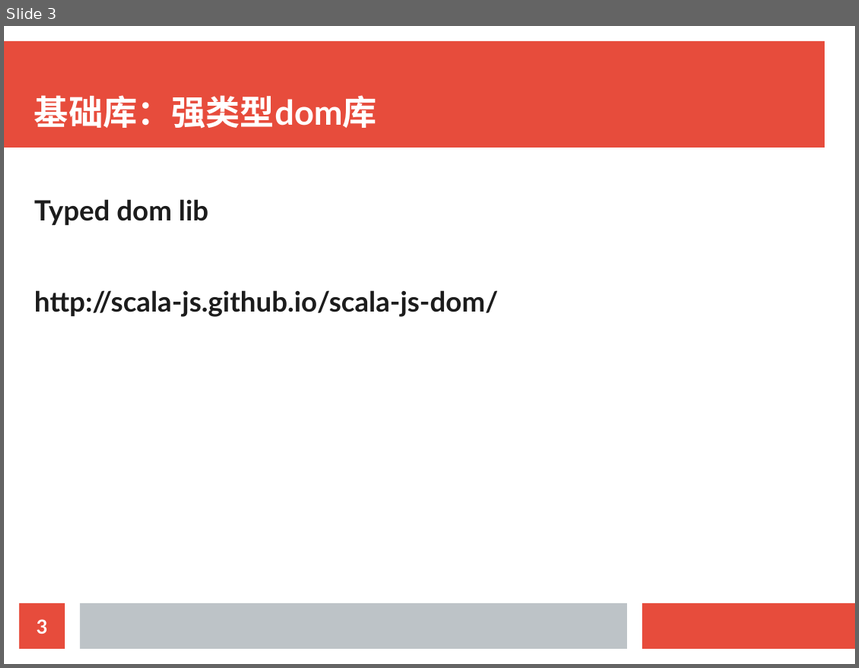
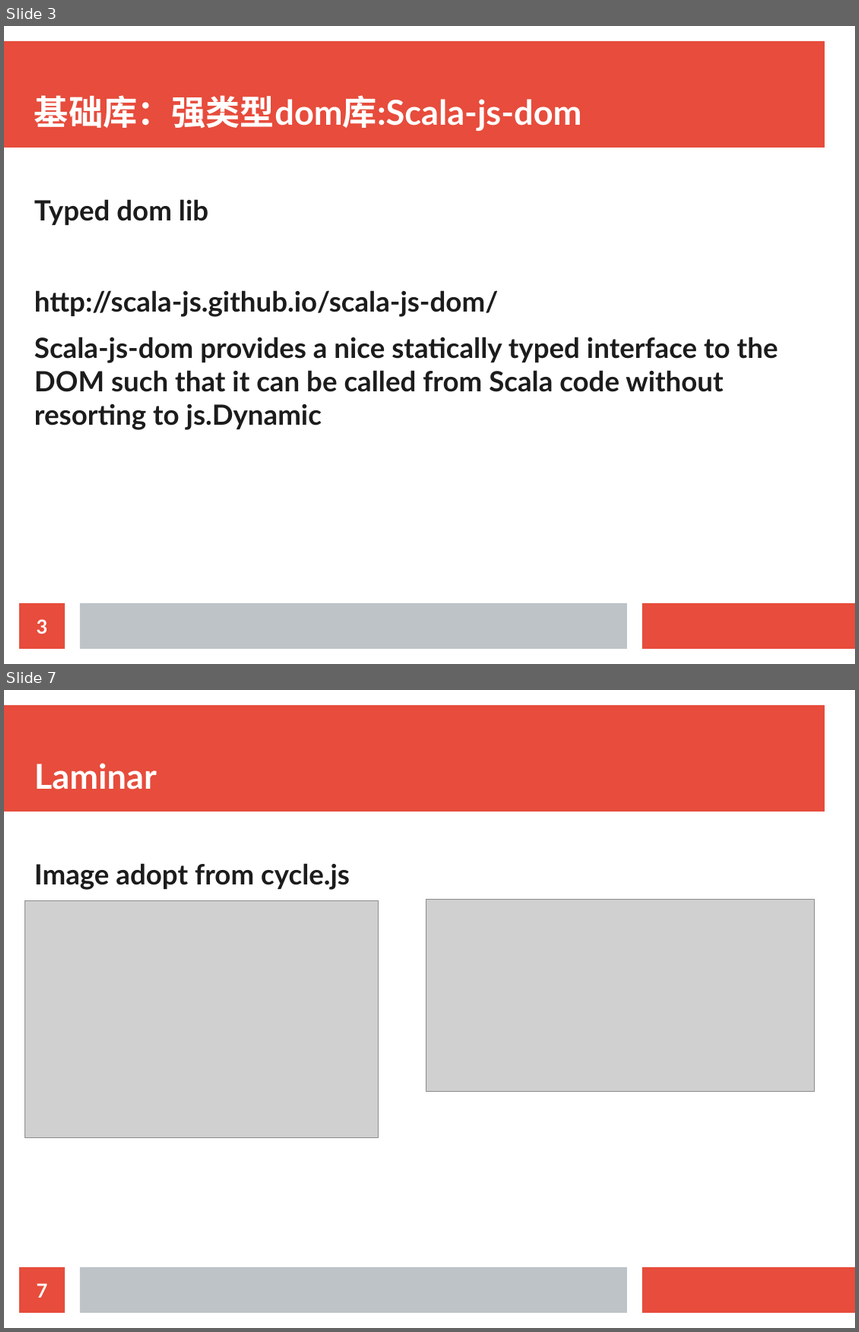
Before and after one commit to doofin/sjs-reactive, a slide deck: sjs-reactive.odp. Shown one above the other, each under a label of ours: slide 3 before the commit, slides 3 and 7 after it; the slides between them are not shown. The pictures are 859x668 and 859x1332 pixels, drawn with LibreOffice and Linux fonts; fonts in the diff are those of the drawing; grey boxes stand for pictures. Boxes give left, top, right and bottom in pixels: in the first picture for what was removed or moved away, otherwise in the second. Text is boxed around its words. In the diff, an @@ line names an element or a change of style, - is before the commit and + after.

```diff
--- a/sjs-reactive.odp
+++ b/sjs-reactive.odp
@@ slide 7 added at (x1=4, y1=690, x2=855, y2=1328), background #FFFFFF; not listed: 3 template elements that a slide beside it also shows @@
@@ title added at (x1=34, y1=763, x2=157, y2=790), 32 pt, text #FFFFFF, bold @@
+Laminar
@@ text added at (x1=34, y1=863, x2=350, y2=890), 26 pt, text #1C1C1C, bold @@
+Image adopt from cycle.js
@@ picture added at (x1=25, y1=901, x2=379, y2=1138) @@
@@ picture added at (x1=427, y1=900, x2=815, y2=1091) @@
@@ page number added at (x1=19, y1=1268, x2=65, y2=1313), fill #E74C3C, 18 pt, text #FFFFFF, bold @@
+7
@@ slide 3 changed as well @@
@@ title at (x1=34, y1=95, x2=582, y2=131): text changed @@
-基础库：强类型dom库
+基础库：强类型dom库:Scala-js-dom
@@ text at (x1=34, y1=337, x2=778, y2=430): paragraph added @@
+Scala-js-dom provides a nice statically typed interface to the DOM such that it can be called from Scala code without resorting to js.Dynamic
```
Also in this commit, not shown: 2 other slides changed, 4 other slides added, 1 slide removed.
